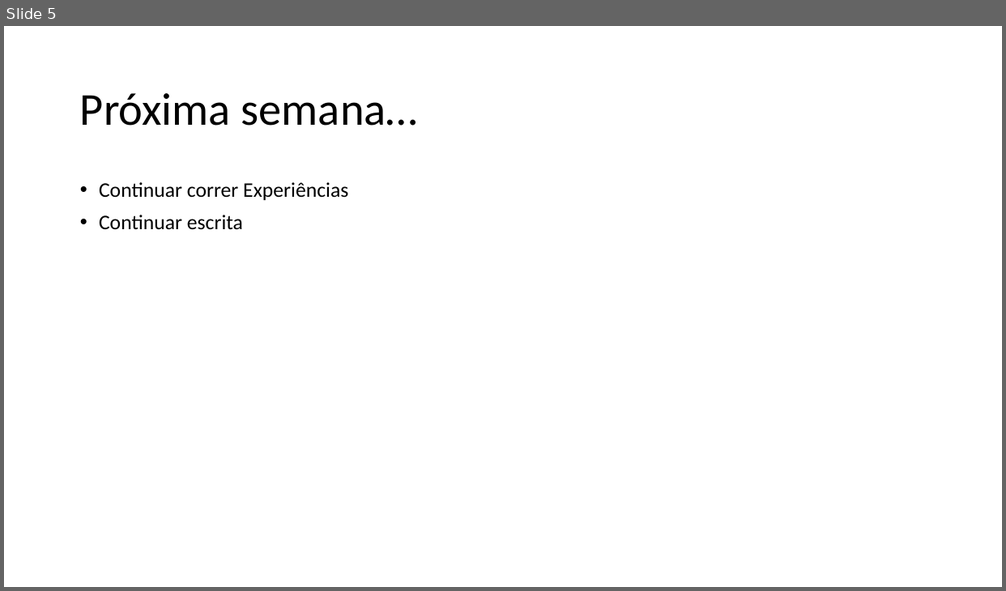
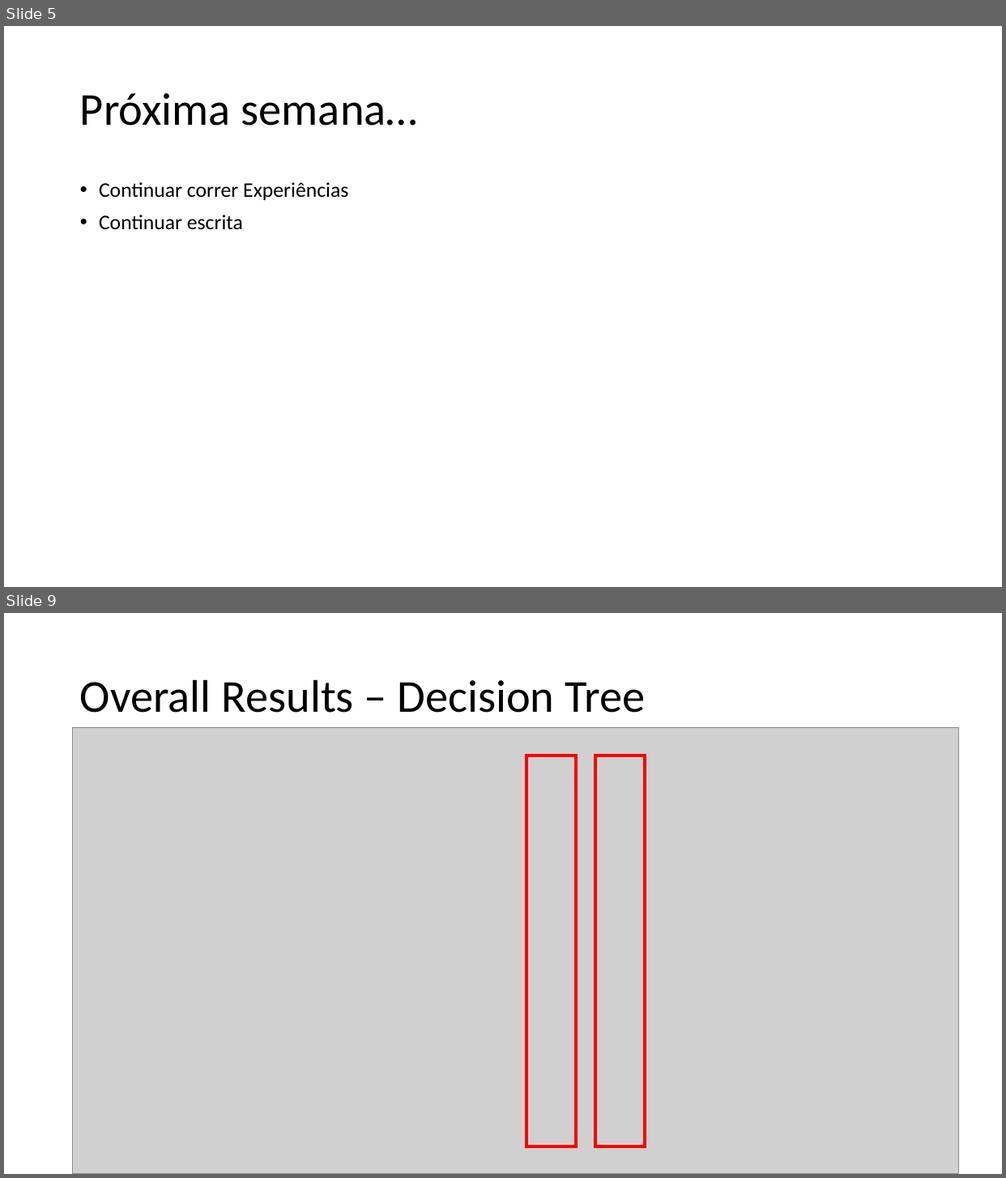
Before and after one commit to MiguelLoureiro98/timecave, a slide deck: papers/.ppt/TimeSeriesCV_26072024.pptx. Shown one above the other, each under a label of ours: slide 5 before the commit, slides 5 and 9 after it; the slides between them are not shown. The pictures are 1006x591 and 1006x1178 pixels, drawn with LibreOffice and Linux fonts; fonts in the diff are those of the drawing; grey boxes stand for pictures. Boxes give left, top, right and bottom in pixels: in the first picture for what was removed or moved away, otherwise in the second. Text is boxed around its words. In the diff, an @@ line names an element or a change of style, - is before the commit and + after.

```diff
--- a/papers/.ppt/TimeSeriesCV_26072024.pptx
+++ b/papers/.ppt/TimeSeriesCV_26072024.pptx
@@ slide 9 added at [4,613,1002,1174], background #FFFFFF @@
@@ title added at [80,679,645,713], 44 pt, text #000000 @@
+Overall Results – Decision Tree
@@ picture added at [73,727,958,1174] @@
@@ rectangle added at [526,756,577,1147], outline #FF0000 3 pt @@
@@ rectangle added at [595,756,646,1147], outline #FF0000 3 pt @@
```
Also in this commit, not shown: 2 slides changed, 6 other slides added, 5 other files.
